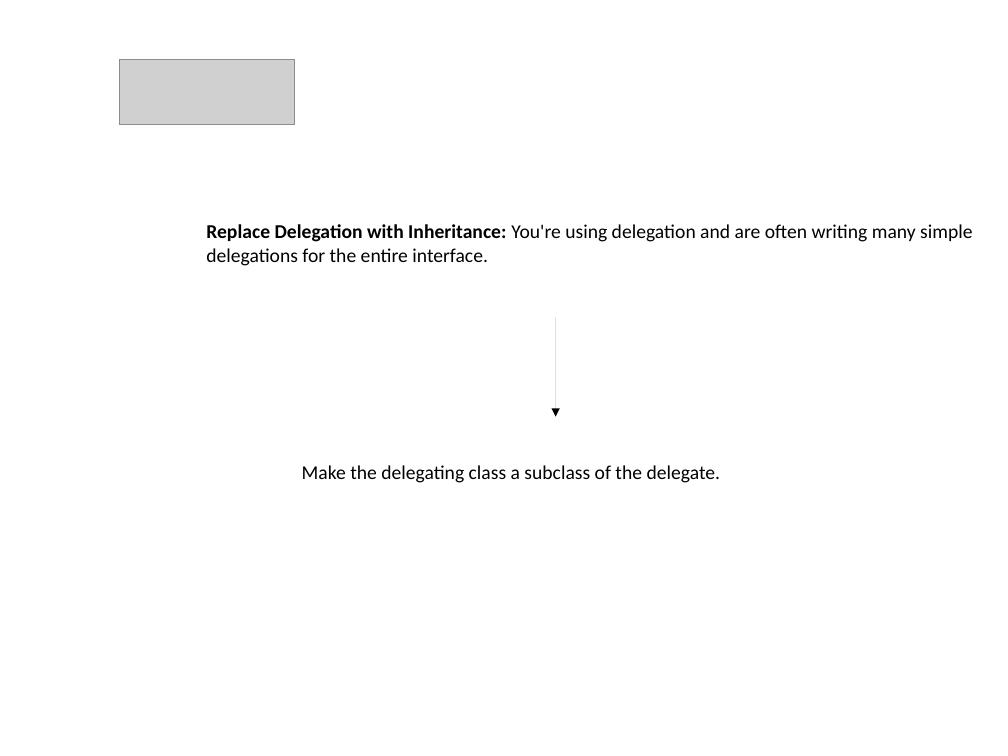
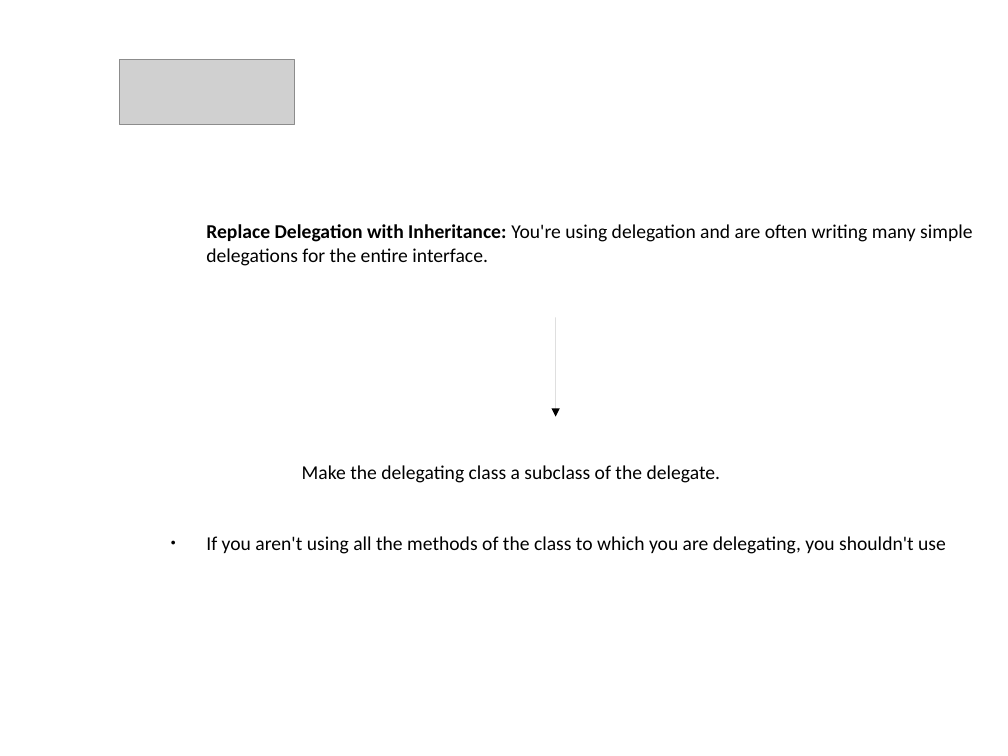
Before and after one commit to kolch182/Learning, a slide deck: slide 5 of Lezione_7_Refactoring_methods/Presentazione_Bad_Smells_6step.odp. Drawn at 1008x756 pixels with LibreOffice and Linux fonts; fonts in the diff are those of the drawing; grey boxes stand for pictures; background and template pictures are left out. Boxes give left, top, right and bottom in pixels: in the first picture for what was removed or moved away, otherwise in the second. Text is boxed around its words. In the diff, an @@ line names an element or a change of style, - is before the commit and + after.

Commit message:
Lezione 7 - Casa - piccoli cambi sulla presentazione

```diff
--- a/Lezione_7_Refactoring_methods/Presentazione_Bad_Smells_6step.odp
+++ b/Lezione_7_Refactoring_methods/Presentazione_Bad_Smells_6step.odp
@@ text at (206, 536, 946, 554): paragraph added @@
+● If you aren't using all the methods of the class to which you are delegating, you shouldn't use
```
